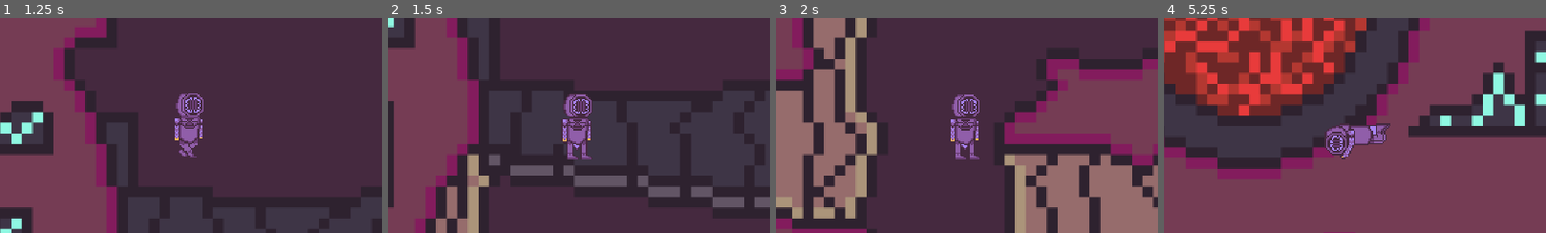
Above: before the commit, frames 1-4 (left to right).
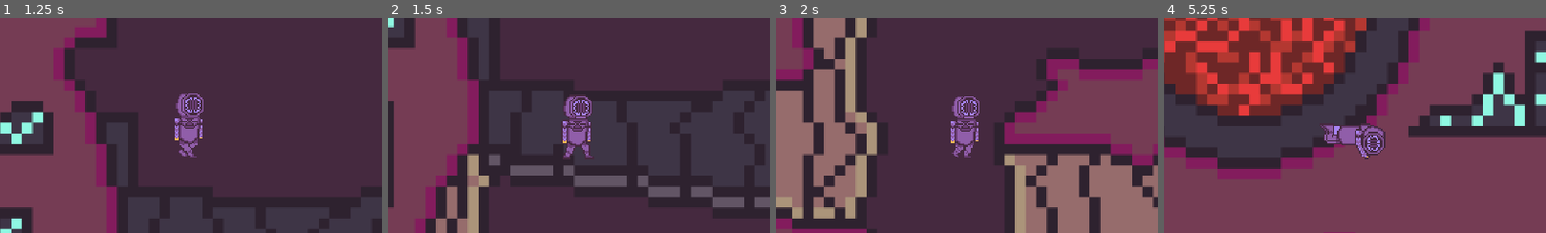
Above: after the commit, the same moments.

Repository: vishnuyadali-beep/Project-Blood
Game: Godot game, scene res://scenes/levels/main.tscn
Two runs of this game, one before a commit and one after it. Both use one fixed random seed, a clock stepped at 60 frames per second and the inputs below.
Inputs:
- Up to frame 1 (1.25 s): hold D (move_right) from 0.53 s (still down); tap Shift (dash) at 0.6 s
- Up to frame 2 (1.5 s): release D (move_right) at 1.28 s; hold S (move_down) from 1.28 s (still down); tap Shift (dash) at 1.35 s
- Up to frame 3 (2 s): keep holding S (move_down)
- Up to frame 4 (5.25 s): release S (move_down) at 2.03 s; hold D (move_right) 2.03-2.78 s; tap Shift (dash) every 0.75 s from 2.1 to 5.1 s; hold W (move_up) 2.78-3.53 s; hold A (move_left) 3.53-5.03 s; hold S (move_down) from 5.03 s (still down)
The pictures show only the part of the screen within x 25-75%, y 27-77%; the shares and areas given below are measured in that part.

Frame 1 is identical in both runs. In frame 2, 1.0% of the frame differs, in the area x 45-54%, y 35-66%; in frame 3, 1.1%; in frame 4, 1.8%, in the area x 41-60%, y 48-66%.

Commit message:
Fixed walking animations

Diff:
--- a/scenes/player/player.gd
+++ b/scenes/player/player.gd
@@ -7,7 +7,7 @@
 var dash_speed = 800
 var dash_direction
 var dash_countdown
-var dash_cooldown = 1
+var dash_cooldown = 0.5
 var cooldown = 0
 var is_dashing = false
 func _ready():
@@ -41,6 +41,10 @@
 			$Sprite2D.animation = "walk"
 			$Sprite2D.flip_v = false
 			$Sprite2D.flip_h = velocity.x < 0
+		elif velocity.y != 0:
+			$Sprite2D.animation = "walk"
+			$Sprite2D.flip_v = false
+			$Sprite2D.flip_h = velocity.x < 0
 		else:
 			$Sprite2D.animation = "idle"
 	if cooldown > 0:
